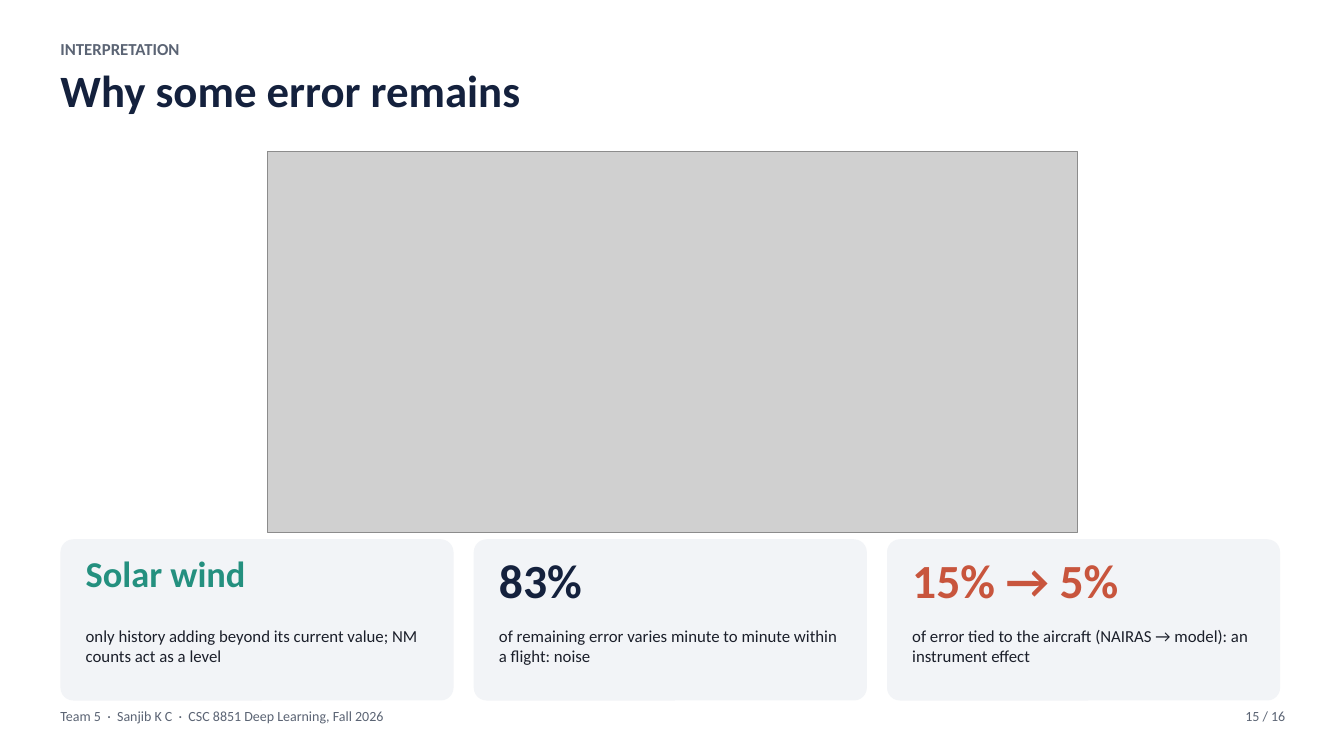
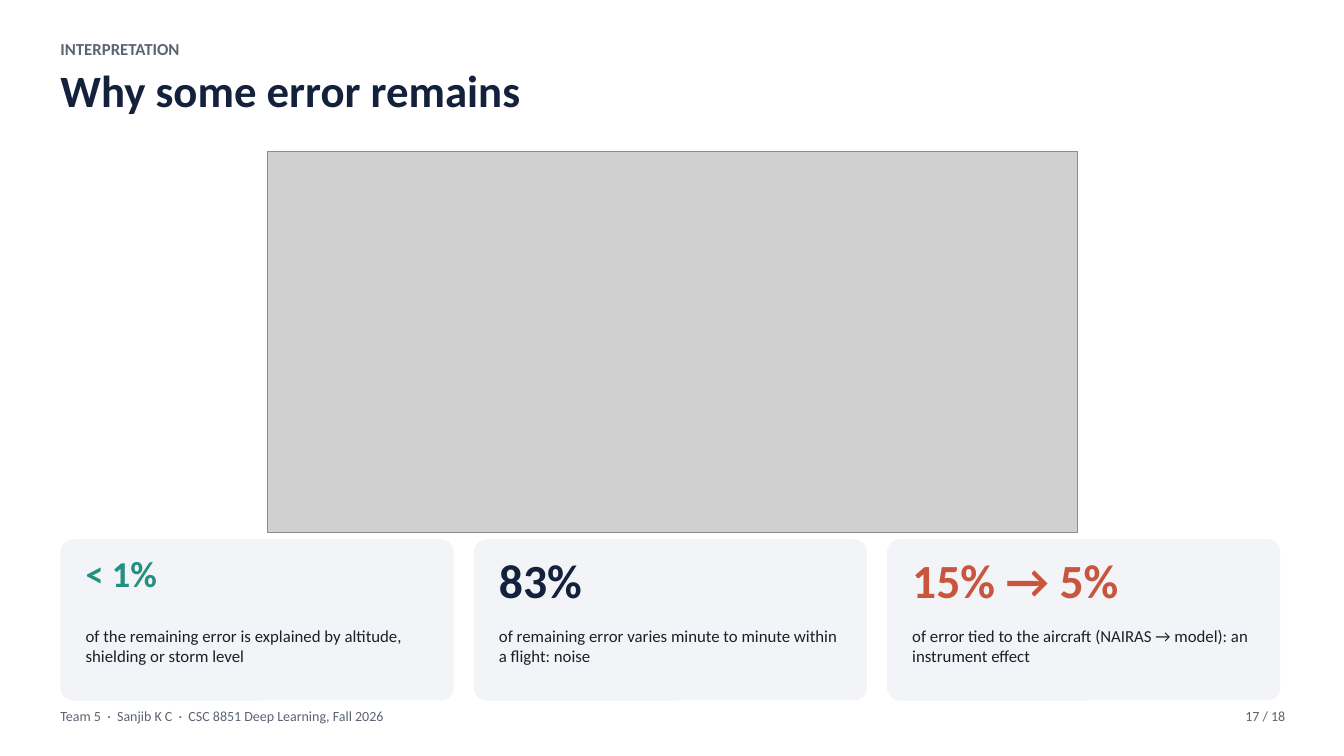
Before and after one commit to thesanjibkc/Deep_learning_project, a slide deck: slide 17 of poster/Team5_Sanjib_KC_slides.pptx (slide 15 before the commit). Drawn at 1344x756 pixels with LibreOffice and Linux fonts; fonts in the diff are those of the drawing; grey boxes stand for pictures. Boxes give left, top, right and bottom in pixels: in the first picture for what was removed or moved away, otherwise in the second. Text is boxed around its words. In the diff, an @@ line names an element or a change of style, - is before the commit and + after.

```diff
--- a/poster/Team5_Sanjib_KC_slides.pptx
+++ b/poster/Team5_Sanjib_KC_slides.pptx
@@ text at (112, 562, 157, 588): text changed @@
-Solar wind
+< 1%
@@ text at (86, 630, 402, 665): text changed @@
-only history adding beyond its current value; NM counts act as a level
+of the remaining error is explained by altitude, shielding or storm level
@@ text at (1245, 711, 1285, 721): text changed @@
-15 / 16
+17 / 18
```
Also in this commit, not shown: 15 other slides changed, 2 slides added, 16 other files.
